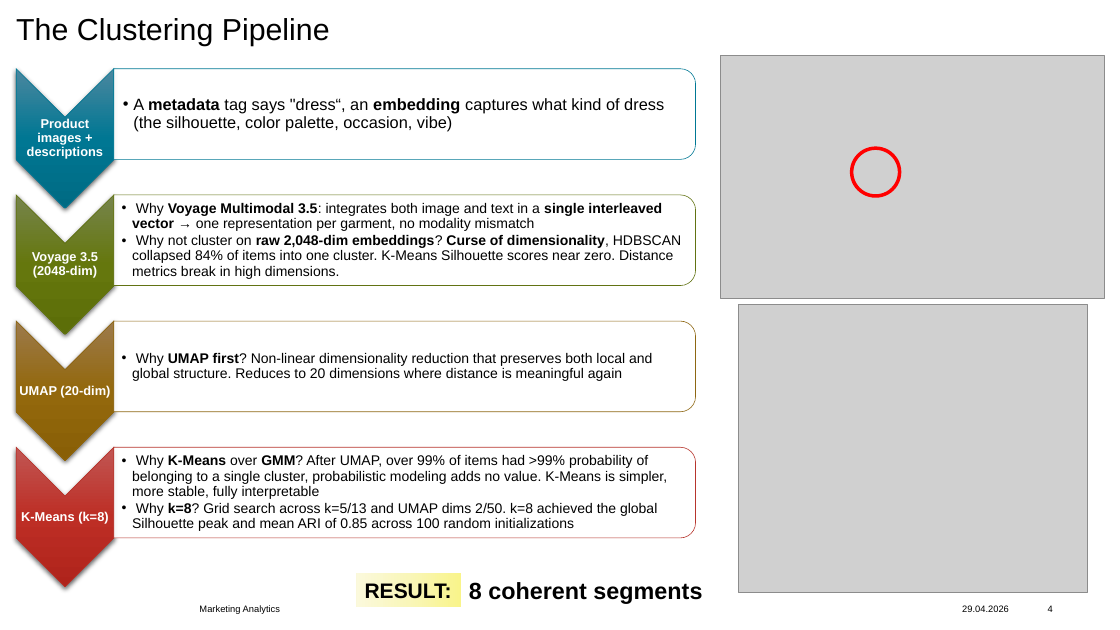
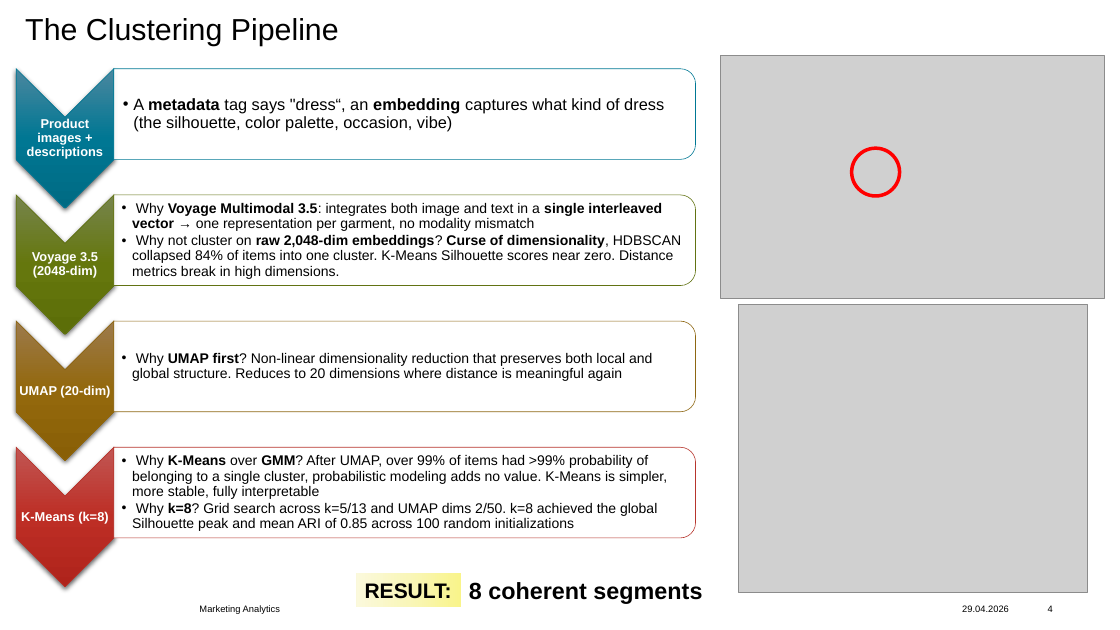
Before and after one commit to juliusatgit/Marketing-Analytics, a slide deck: slide 4 of Presentations/MA_Final_Presentation.pptx. Drawn at 1120x630 pixels with LibreOffice and Linux fonts; fonts in the diff are those of the drawing; grey boxes stand for pictures; background and template pictures are left out. Boxes give left, top, right and bottom in pixels: in the first picture for what was removed or moved away, otherwise in the second. Text is boxed around its words. In the diff, an @@ line names an element or a change of style, - is before the commit and + after.

Commit message:
final pptx edits

```diff
--- a/Presentations/MA_Final_Presentation.pptx
+++ b/Presentations/MA_Final_Presentation.pptx
@@ text "The Clustering Pipeline": place and size @@
-text "The Clustering Pipeline" at (16,18,330,46)
+text "The Clustering Pipeline" at (25,18,339,46)
```
